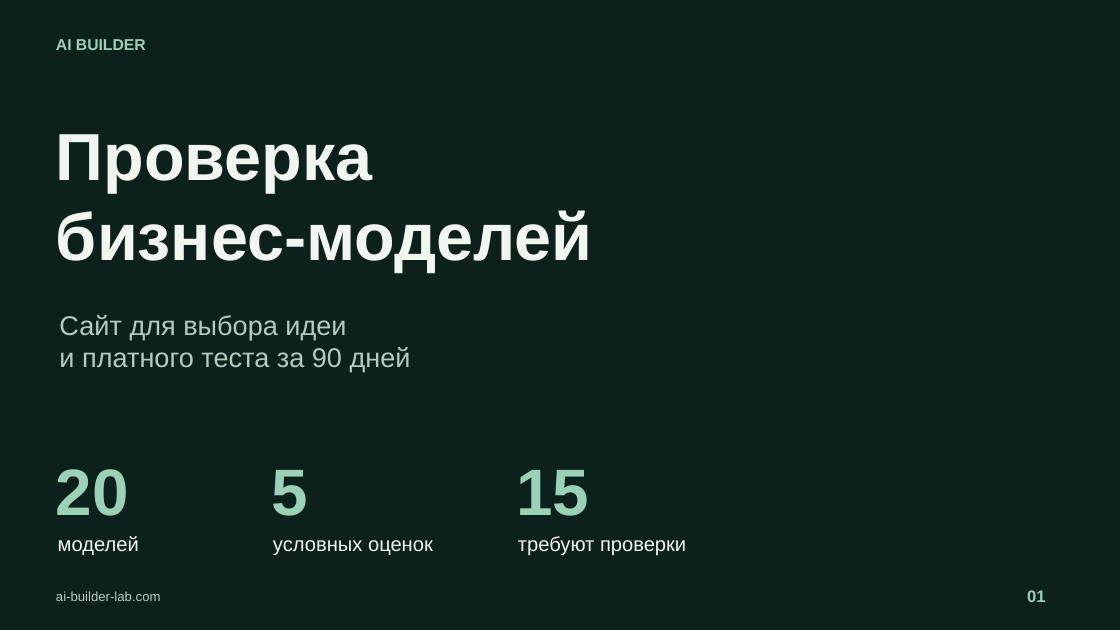
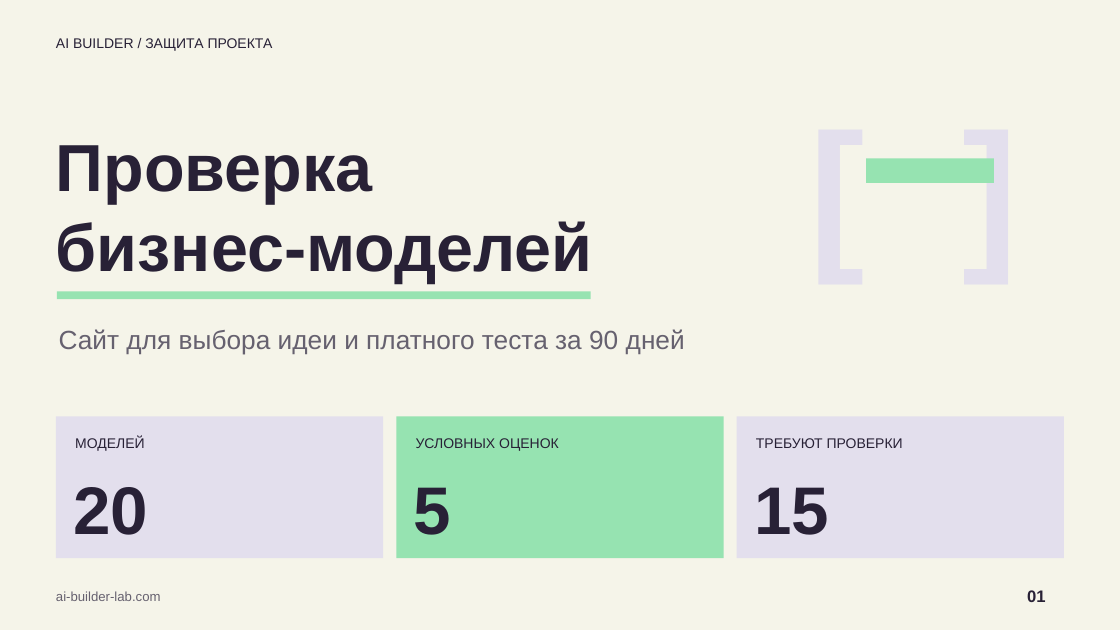
Before and after one commit to bcmle/test_ai_builder, a slide deck: slide 1 of presentation/AI-Builder-CEO.pptx. Drawn at 1120x630 pixels with LibreOffice and Linux fonts; fonts in the diff are those of the drawing; background and template pictures are left out. Boxes give left, top, right and bottom in pixels: in the first picture for what was removed or moved away, otherwise in the second. Text is boxed around its words. In the diff, an @@ line names an element or a change of style, - is before the commit and + after.

Commit message:
design: restyle CEO deck after The Pitch

```diff
--- a/presentation/AI-Builder-CEO.pptx
+++ b/presentation/AI-Builder-CEO.pptx
@@ background picture (left out) to #F5F4E9 @@
@@ text at box(56, 38, 273, 51): text changed; size 13.5 to 12 pt; text colour #9BD1B7 to #282136; bold off @@
-AI BUILDER
+AI BUILDER / ЗАЩИТА ПРОЕКТА
@@ text added at box(810, 84, 919, 275), 142.5 pt, text #E3DFED, bold @@
+[
@@ text added at box(963, 84, 1072, 275), 142.5 pt, text #E3DFED, bold @@
+]
@@ text "Проверка": place and size @@
-text "Проверка" at box(56, 134, 593, 272)
+text "Проверка" at box(56, 145, 593, 283)
@@ text "Проверка" at box(56, 145, 593, 283): text colour #F1F6F0 to #282136 @@
@@ rectangle added at box(866, 159, 994, 183), fill #96E3B1 @@
@@ rectangle added at box(57, 292, 591, 299), fill #96E3B1 @@
@@ text at box(59, 329, 685, 355): text changed; size 23.2 to 22.5 pt; text colour #B5CBBE to #66616F @@
-Сайт для выбора идеи
-и платного теста за 90 дней
+Сайт для выбора идеи и платного теста за 90 дней
@@ rectangle added at box(56, 417, 384, 559), fill #E3DFED @@
@@ rectangle added at box(397, 417, 724, 559), fill #96E3B1 @@
@@ rectangle added at box(737, 417, 1065, 559), fill #E3DFED @@
@@ text at box(75, 437, 145, 451): text changed; size 17.2 to 12 pt; text colour #F1F6F0 to #282136 @@
-моделей
+МОДЕЛЕЙ
@@ text at box(416, 438, 559, 451): text changed; size 17.2 to 12 pt; text colour #F1F6F0 to #282136 @@
-условных оценок
+УСЛОВНЫХ ОЦЕНОК
@@ text at box(756, 438, 903, 448): text changed; size 17.2 to 12 pt; text colour #F1F6F0 to #282136 @@
-требуют проверки
+ТРЕБУЮТ ПРОВЕРКИ
@@ text "20": place and size @@
-text "20" at box(56, 469, 129, 516)
+text "20" at box(74, 487, 149, 535)
@@ text "5": place and size @@
-text "5" at box(271, 470, 307, 516)
+text "5" at box(414, 487, 451, 535)
@@ size 56.2 to 57.8 pt, text colour #9BD1B7 to #282136 in 3 elements at box(74, 487, 149, 535), box(414, 487, 451, 535), box(754, 487, 829, 535) @@
@@ text "15": place and size @@
-text "15" at box(516, 470, 589, 516)
+text "15" at box(754, 487, 829, 535)
@@ text "ai-builder-lab.com" at box(56, 591, 161, 601): text colour #B5CBBE to #66616F @@
@@ text "01" at box(1027, 590, 1046, 602): text colour #9BD1B7 to #282136 @@
```
Also in this commit, not shown: 6 other slides changed, 10 other files.
